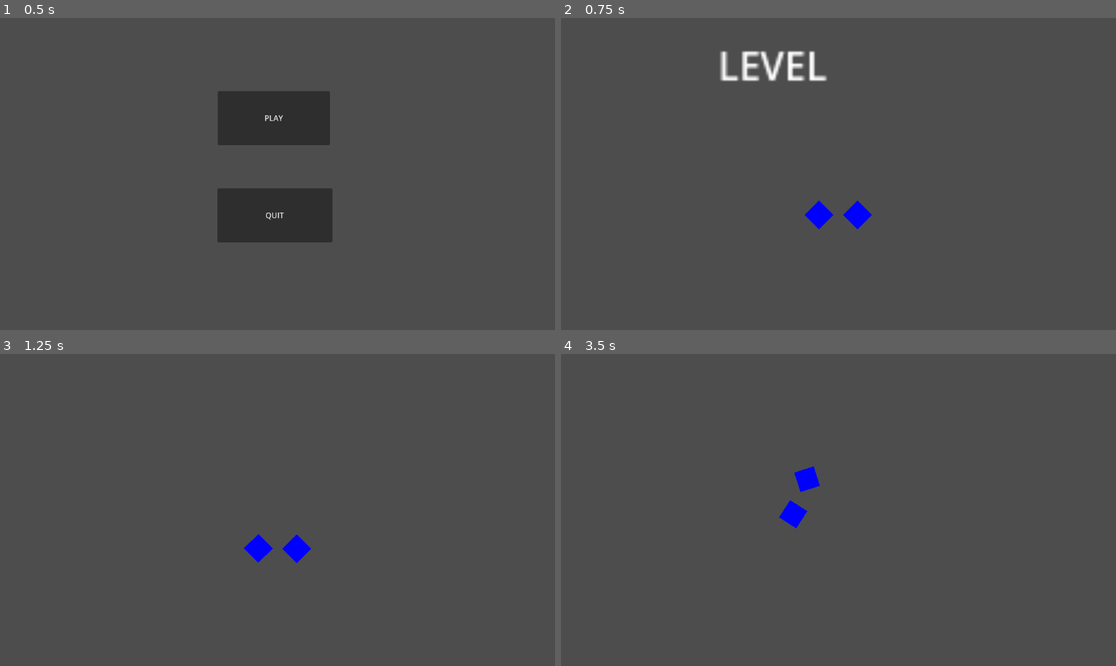
Above: before the commit, frames 1-4 (two rows, left to right).
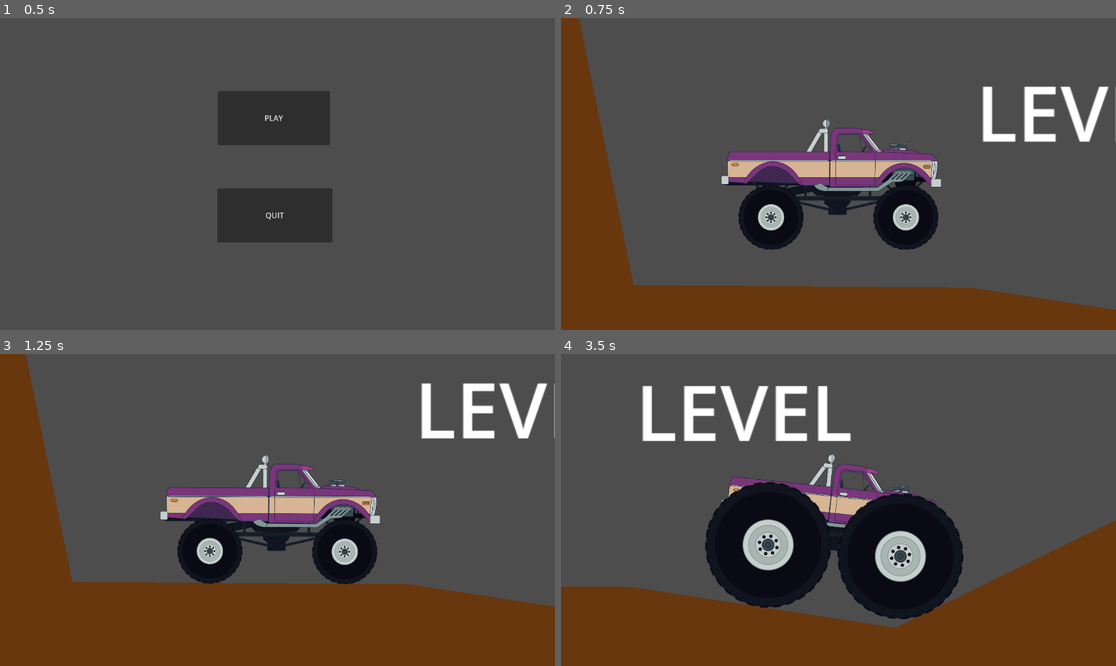
Above: after the commit, the same moments.

Repository: ElectroCubic/gmtk_2024_game_jam
Game: Godot game, scene res://scenes/main.tscn
Two runs of this game, one before a commit and one after it. Both use one fixed random seed, a clock stepped at 60 frames per second and the inputs below.
Inputs:
- Up to frame 1 (0.5 s): no input
- Up to frame 2 (0.75 s): click "PLAY" at 0.5 s
- Up to frame 3 (1.25 s): no input
- Up to frame 4 (3.5 s): hold D (Forward) 1.28-2.03 s; hold Space (IncreaseTyreSize) 1.28-2.03 s; hold A (Backward) 2.03-2.78 s; tap Space (IncreaseTyreSize) at 2.1 s; hold D (Forward) from 2.78 s (still down); hold Space (IncreaseTyreSize) from 2.78 s (still down)

Frame 1 is identical in both runs. In frame 2, 32% of the frame differs, in the area x 0-100%, y 0-100%; in frame 3, 43%; in frame 4, 43%.

Commit message:
Added Car Sprites

Diff:
--- a/scenes/car/car.gd
+++ b/scenes/car/car.gd
@@ -1,13 +1,24 @@
 extends RigidBody2D
 
 @onready var wheels := get_tree().get_nodes_in_group("Wheel")
-var SPEED: int = 60000
+@onready var front_joint = $FrontJoint
+@onready var back_joint = $BackJoint
+
+@export var SPEED: int = 60000
 const MAX_SPEED: int = 50
-const MAX_SCALE: Vector2 = Vector2(4,4)
-var speed_modifier: int = 10
-var scale_modifier: float = 0.1
+const MAX_SCALE: Vector2 = Vector2(2.8,2.8)
+@export var speed_modifier: int = 10
+@export var scale_modifier: float = 0.1
+var car_flipped: bool = false
+var dist_between_joints: float
+
 
 func _physics_process(delta):
+
+	#dist_between_joints = front_joint.position.distance_to(back_joint.position)
+	#print(dist_between_joints)
+
+
 	if Input.is_action_pressed("Forward"):
 		for wheel in wheels:
 			if wheel.angular_velocity < MAX_SPEED:
@@ -21,5 +32,13 @@
 	if Input.is_action_pressed("IncreaseTyreSize"):
 		for wheel in wheels:
 			var wheel_collider = wheel.get_child(-1)
+			var wheel_sprite = wheel.get_child(-2)
 			if wheel_collider.scale < MAX_SCALE:
 				wheel_collider.scale += Vector2(scale_modifier,scale_modifier)
+				wheel_sprite.scale += Vector2(scale_modifier * 0.05,scale_modifier * 0.05)
+
+
+func _on_car_flip_detection_body_entered(body):
+	if body.name == "Terrain":
+		car_flipped = true
+		print("Flipped")
--- a/scenes/car/car_tyre.tscn
+++ b/scenes/car/car_tyre.tscn
@@ -1,15 +1,19 @@
-[gd_scene load_steps=2 format=3 uid="uid://b1yvfon808vp6"]
+[gd_scene load_steps=3 format=3 uid="uid://b1yvfon808vp6"]
+
+[ext_resource type="Texture2D" uid="uid://ywg5dwny7j4" path="res://graphics/player_car/truckwheel.png" id="1_r3hej"]
 
 [sub_resource type="CircleShape2D" id="CircleShape2D_50d18"]
-radius = 6.0
+radius = 9.0
 
 [node name="CarTyre" type="RigidBody2D" groups=["Wheel"]]
 collision_layer = 2
-collision_mask = 28
+collision_mask = 30
 
-[node name="Polygon2D" type="Polygon2D" parent="."]
-color = Color(0, 0, 1, 1)
-polygon = PackedVector2Array(0, -6, 6, 0, 0, 6, -6, 0)
+[node name="Sprite2D" type="Sprite2D" parent="."]
+scale = Vector2(0.075, 0.075)
+texture = ExtResource("1_r3hej")
 
 [node name="CollisionShape2D" type="CollisionShape2D" parent="."]
+visible = false
+scale = Vector2(1.5, 1.5)
 shape = SubResource("CircleShape2D_50d18")
--- a/scenes/car/player_car.tscn
+++ b/scenes/car/player_car.tscn
@@ -1,33 +1,50 @@
-[gd_scene load_steps=3 format=3 uid="uid://b4v8skcxp864g"]
+[gd_scene load_steps=4 format=3 uid="uid://b4v8skcxp864g"]
 
 [ext_resource type="PackedScene" uid="uid://b1yvfon808vp6" path="res://scenes/car/car_tyre.tscn" id="1_0120j"]
 [ext_resource type="Script" path="res://scenes/car/car.gd" id="1_dbkji"]
+[ext_resource type="Texture2D" uid="uid://imhyti8oqru8" path="res://graphics/player_car/truckbody.png" id="3_7dcbu"]
 
 [node name="PlayerCar" type="RigidBody2D"]
 collision_mask = 28
 gravity_scale = 0.15
 script = ExtResource("1_dbkji")
 
+[node name="Body" type="Sprite2D" parent="."]
+position = Vector2(-3, -3)
+scale = Vector2(0.08, 0.08)
+texture = ExtResource("3_7dcbu")
+
 [node name="CollisionPolygon2D" type="CollisionPolygon2D" parent="."]
-polygon = PackedVector2Array(-14, -7, 14, -7, 14, 7, -14, 7)
+visible = false
+polygon = PackedVector2Array(10, -19, 15, -17, 19, -10, 21, -12, 28, -12, 30, -10, 39, -8, 41, -6, 43, 4, -49, 4, -45, -9, -14, -9, -8, -19)
 
 [node name="FrontJoint" type="PinJoint2D" parent="."]
-position = Vector2(8, 17)
+position = Vector2(28, 18)
 node_a = NodePath("..")
 node_b = NodePath("FrontWheel")
-softness = 3.0
+softness = 3.5
 
 [node name="FrontWheel" parent="FrontJoint" instance=ExtResource("1_0120j")]
 gravity_scale = 0.15
 
 [node name="BackJoint" type="PinJoint2D" parent="."]
-position = Vector2(-8, 17)
+position = Vector2(-28, 18)
 node_a = NodePath("..")
 node_b = NodePath("BackWheel")
-softness = 3.0
+softness = 3.5
 
 [node name="BackWheel" parent="BackJoint" instance=ExtResource("1_0120j")]
 gravity_scale = 0.15
 
 [node name="Camera2D" type="Camera2D" parent="."]
 zoom = Vector2(5, 5)
+
+[node name="CarFlipDetection" type="Area2D" parent="."]
+visible = false
+position = Vector2(0, -19)
+collision_mask = 4
+
+[node name="CollisionPolygon2D" type="CollisionPolygon2D" parent="CarFlipDetection"]
+polygon = PackedVector2Array(-7, -2, 10, -2, 15, 1, 15, 2, 10, 0, -8, 0)
+
+[connection signal="body_entered" from="CarFlipDetection" to="." method="_on_car_flip_detection_body_entered"]
--- /dev/null
+++ b/scenes/level/Terrain.gd
@@ -0,0 +1,4 @@
+extends StaticBody2D
+
+func _ready():
+	$Polygon2D.polygon = $CollisionPolygon2D.polygon
--- a/scenes/level/level.tscn
+++ b/scenes/level/level.tscn
@@ -1,29 +1,57 @@
-[gd_scene load_steps=3 format=3 uid="uid://b2wffb05yag63"]
+[gd_scene load_steps=4 format=3 uid="uid://b2wffb05yag63"]
 
-[ext_resource type="PackedScene" uid="uid://dbjkn8x2c0lr1" path="res://scenes/obstacles/spikes.tscn" id="2_5hiq1"]
+[ext_resource type="Script" path="res://scenes/level/Terrain.gd" id="1_rcs2x"]
 [ext_resource type="PackedScene" uid="uid://b4v8skcxp864g" path="res://scenes/car/player_car.tscn" id="2_c4yqb"]
+[ext_resource type="PackedScene" uid="uid://dbjkn8x2c0lr1" path="res://scenes/obstacles/spikes.tscn" id="3_x4cyv"]
 
 [node name="Level" type="Node2D"]
 
 [node name="Label" type="Label" parent="."]
-offset_left = 52.0
-offset_top = 384.0
-offset_right = 220.0
-offset_bottom = 463.0
+offset_left = -354.0
+offset_top = -61.0
+offset_right = -128.0
+offset_bottom = 49.0
+scale = Vector2(0.4, 0.4)
+theme_override_font_sizes/font_size = 80
 text = "LEVEL"
+horizontal_alignment = 1
+vertical_alignment = 1
 
-[node name="StaticBody2D" type="StaticBody2D" parent="."]
-position = Vector2(564, 487)
+[node name="Terrain" type="StaticBody2D" parent="."]
 collision_layer = 4
 collision_mask = 11
+script = ExtResource("1_rcs2x")
 
-[node name="CollisionPolygon2D" type="CollisionPolygon2D" parent="StaticBody2D"]
-position = Vector2(-8, -29)
-polygon = PackedVector2Array(-562, -84, -496, 33, -356, 34, -246, 51, -101, -20, -100, 53, -62, 52, -63, -21, -24, -21, -23, 51, 18, 51, 17, -23, 55, -24, 59, 48, 99, 48, 95, -25, 134, -27, 139, 46, 176, 46, 173, -31, 381, 29, 486, 11, 514, -69, 701, -146, 866, -150, 871, -62, 894, 146, -565, 158)
+[node name="CollisionPolygon2D" type="CollisionPolygon2D" parent="Terrain"]
+polygon = PackedVector2Array(-562, -84, -520, -84, -496, 33, -356, 34, -246, 51, -101, -20, -100, 53, -62, 52, -63, -21, -24, -21, -23, 51, 18, 51, 17, -23, 55, -24, 59, 48, 99, 48, 95, -25, 134, -27, 139, 46, 176, 46, 173, -31, 381, 29, 486, 11, 569, -70, 763, -122, 877, -66, 936, 30, 1088, -16, 1166, -88, 1326, -109, 1401, -188, 1452, -231, 1501, -202, 1535, -239, 1611, -213, 1684, -234, 1713, -131, 1749, -95, 1788, -259, 1854, -283, 2018, -261, 2192, -309, 2286, -605, 2416, -605, 2416, -291, 2423, 173, 138, 194, -565, 158)
+
+[node name="Polygon2D" type="Polygon2D" parent="Terrain"]
+color = Color(0.410156, 0.218836, 0.0528717, 1)
 
 [node name="PlayerCar" parent="." instance=ExtResource("2_c4yqb")]
-position = Vector2(102, 439)
+position = Vector2(-411, -15)
 
-[node name="StaticBody2D2" parent="." instance=ExtResource("2_5hiq1")]
-position = Vector2(269, 504)
-rotation = 0.162192
+[node name="Obstacles" type="Node2D" parent="."]
+
+[node name="Spikes" parent="Obstacles" instance=ExtResource("3_x4cyv")]
+position = Vector2(-43, -21)
+
+[node name="Spikes3" parent="Obstacles" instance=ExtResource("3_x4cyv")]
+position = Vector2(114, -26)
+rotation = -0.0551691
+
+[node name="Spikes4" parent="Obstacles" instance=ExtResource("3_x4cyv")]
+position = Vector2(-81, 52)
+rotation = -0.036893
+
+[node name="Spikes5" parent="Obstacles" instance=ExtResource("3_x4cyv")]
+position = Vector2(-2, 52)
+rotation = -0.036893
+
+[node name="Spikes6" parent="Obstacles" instance=ExtResource("3_x4cyv")]
+position = Vector2(82, 48)
+rotation = -0.036893
+
+[node name="Spikes7" parent="Obstacles" instance=ExtResource("3_x4cyv")]
+position = Vector2(157, 46)
+rotation = -0.036893
--- a/scenes/main.gd
+++ b/scenes/main.gd
@@ -4,6 +4,5 @@
 func _on_play_btn_pressed():
 	get_tree().change_scene_to_file("res://scenes/level/level.tscn")
 
-
 func _on_quit_btn_pressed():
 	get_tree().quit()
--- a/scenes/obstacles/spikes.gd
+++ b/scenes/obstacles/spikes.gd
@@ -1,10 +1,9 @@
 extends StaticBody2D
 
-const MIN_SCALE: Vector2 = Vector2(1,1)
+const MIN_SCALE: Vector2 = Vector2(1.5,1.5)
 
 func _on_spike_area_body_entered(body):
-
-	#print(body.is_in_group("Wheel"))
 	if body.is_in_group("Wheel"):
 		if body.get_child(-1).scale > MIN_SCALE:
 			body.get_child(-1).scale -= Vector2(0.4,0.4)
+			body.get_child(-2).scale -= Vector2(0.4 * 0.05, 0.4 * 0.05)
--- a/scenes/obstacles/spikes.tscn
+++ b/scenes/obstacles/spikes.tscn
@@ -3,7 +3,7 @@
 [ext_resource type="Script" path="res://scenes/obstacles/spikes.gd" id="1_0c4v0"]
 
 [node name="Spikes" type="StaticBody2D" groups=["Spikes"]]
-scale = Vector2(1.01112, 1.01277)
+scale = Vector2(0.5, 0.5)
 collision_layer = 8
 collision_mask = 15
 script = ExtResource("1_0c4v0")
@@ -19,4 +19,7 @@
 visible = false
 polygon = PackedVector2Array(-28.6809, 0, 26.703, 0, 18.791, -20.7351, 6.92299, -2.96216, -1.978, -20.7351, -9.88998, -2.96216, -20.769, -20.7351)
 
+[node name="Polygon2D" type="Polygon2D" parent="."]
+polygon = PackedVector2Array(-28.6809, 0, 26.703, 0, 18.791, -20.7351, 6.92299, -2.96216, -1.978, -20.7351, -9.88998, -2.96216, -20.769, -20.7351)
+
 [connection signal="body_entered" from="SpikeArea" to="." method="_on_spike_area_body_entered"]
Binary file added: graphics/obstacles/beam.png
Not shown, added: graphics/obstacles/beam.png.import
Binary file added: graphics/obstacles/crate.png
Not shown, added: graphics/obstacles/crate.png.import
Binary file added: graphics/obstacles/rampleft.png
Not shown, added: graphics/obstacles/rampleft.png.import
Binary file added: graphics/player_car/truckbody.png
Not shown, added: graphics/player_car/truckbody.png.import
Binary file added: graphics/player_car/truckwheel.png
Not shown, added: graphics/player_car/truckwheel.png.import
Binary file added: graphics/player_car/wheel.png
Not shown, added: graphics/player_car/wheel.png.import
(and 2 more such lines)
